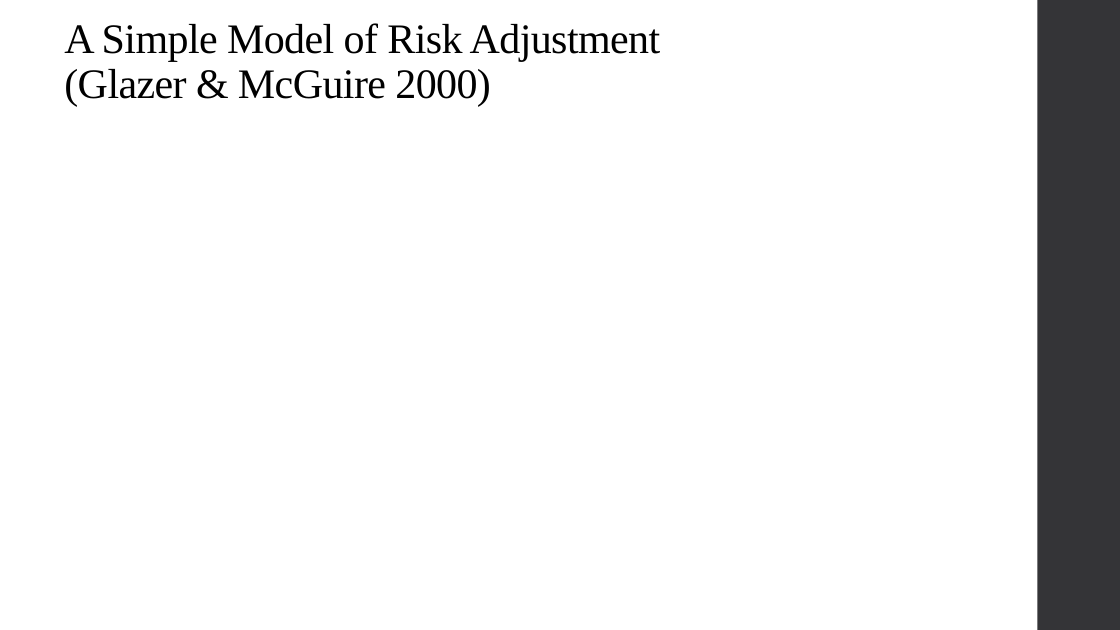
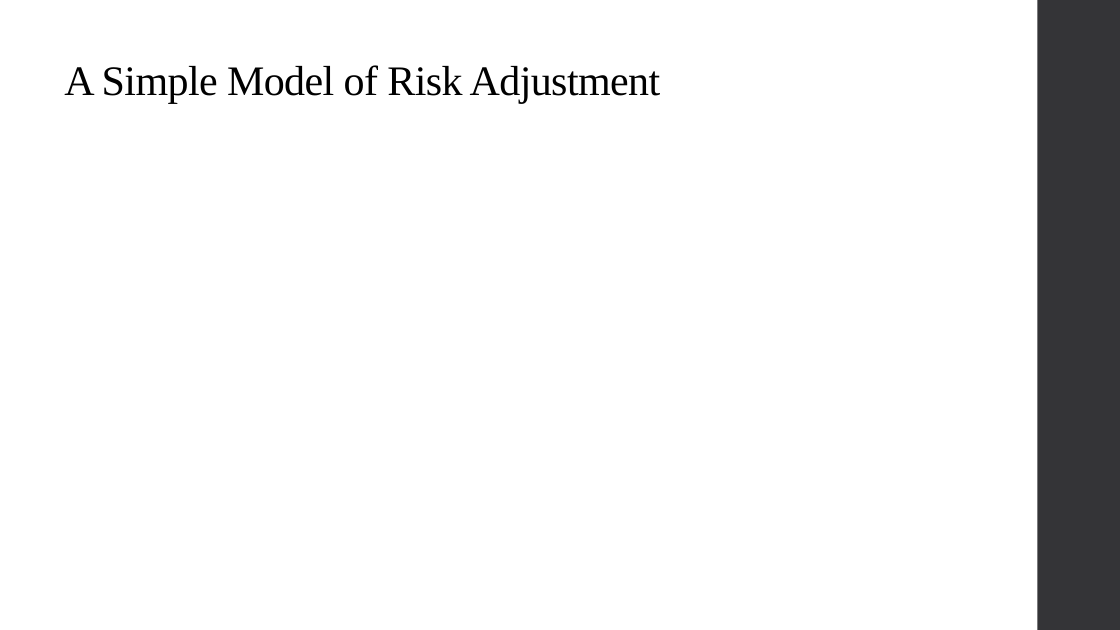
Before and after one commit to alex-hoagland/HAD6750H, a slide deck: slide 15 of Lecture07_QualityCompetition/Slides_RA_QualityCompetition_2023W.pptx (slide 11 before the commit). Drawn at 1120x630 pixels with LibreOffice and Linux fonts; fonts in the diff are those of the drawing; grey boxes stand for pictures. Boxes give left, top, right and bottom in pixels: in the first picture for what was removed or moved away, otherwise in the second. Text is boxed around its words. In the diff, an @@ line names an element or a change of style, - is before the commit and + after.

```diff
--- a/Lecture07_QualityCompetition/Slides_RA_QualityCompetition_2023W.pptx
+++ b/Lecture07_QualityCompetition/Slides_RA_QualityCompetition_2023W.pptx
@@ title at bbox=[64, 65, 661, 103]: text changed @@
-A Simple Model of Risk Adjustment
-(Glazer & McGuire 2000)
+A Simple Model of Risk Adjustment
```
Also in this commit, not shown: 8 other slides changed, 6 slides added, 4 slides removed, 8 other files.
